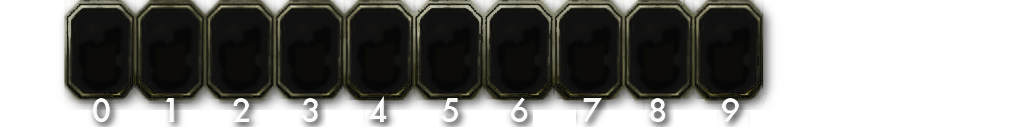
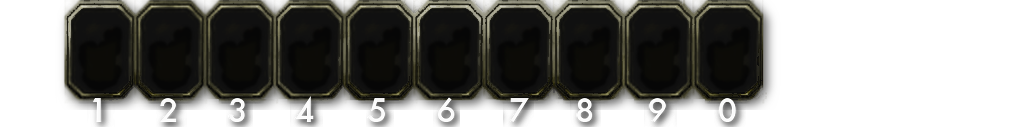
Revision of a layered 1024×128 image; what changed, layer by layer:
painted on "Pasted Layer #1" over [87, 94, 750, 127]
